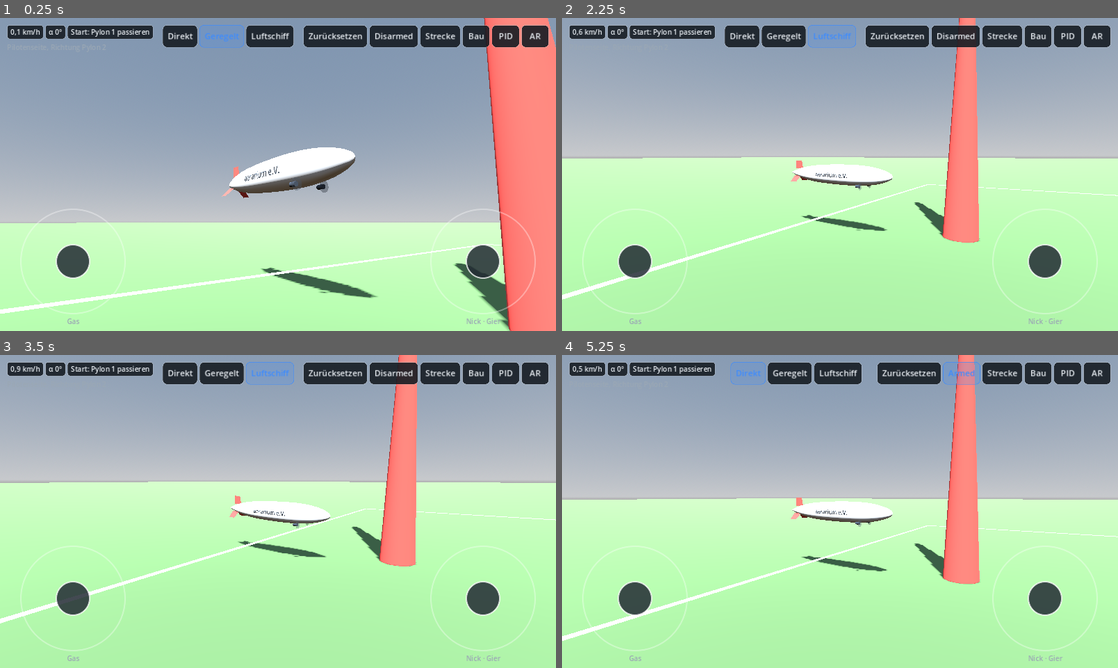
Above: before the commit, frames 1-4 (two rows, left to right).
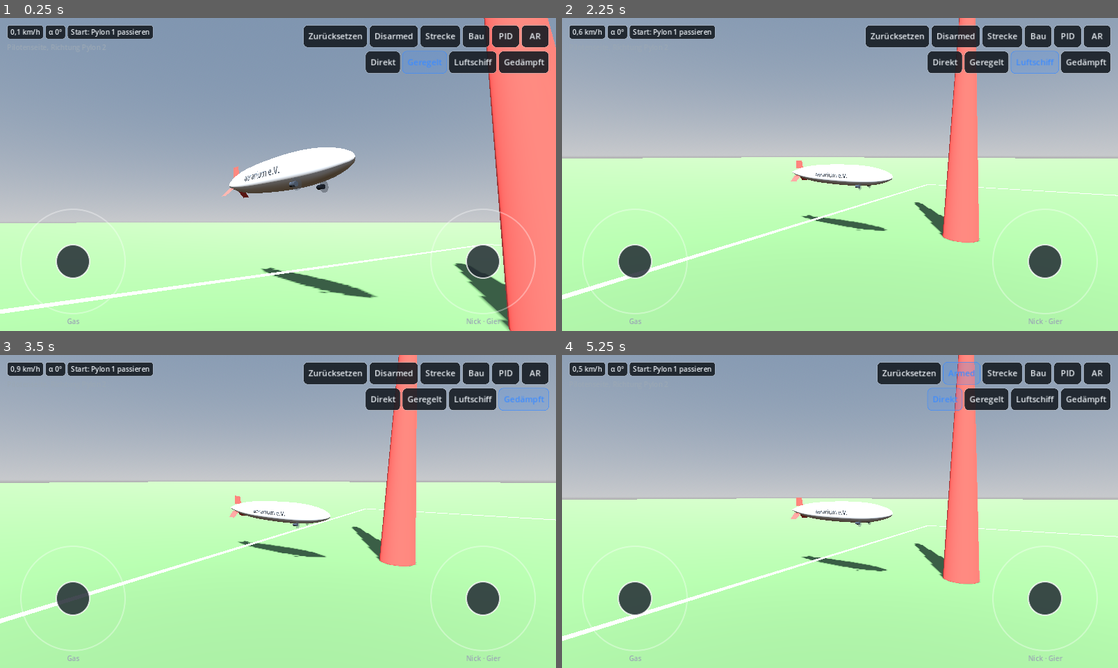
Above: after the commit, the same moments.

Repository: DerFink/AR-Airship-Regatta
Game: Godot game, scene res://main.tscn
Two runs of this game, one before a commit and one after it. Both use one fixed random seed, a clock stepped at 60 frames per second and the inputs below.
Inputs (mouse positions are in pixels of both pictures, inside the frame that each line leads up to):
- Up to frame 1 (0.25 s): no input
- Up to frame 2 (2.25 s): click "Direkt" at 0.5 s; click "Geregelt" at 1.25 s; click "Luftschiff" at 2 s
- Up to frame 3 (3.5 s): click (522, 398) at 2.75 s, where only the run after the commit has a clickable "Gedämpft"
- Up to frame 4 (5.25 s): click "Zurücksetzen" at 3.5 s; click "Disarmed" at 4.25 s; click "Direkt" at 5 s

The runs differ from the first frame. In frame 1, 2.9% of the frame differs, in the area x 29-99%, y 2-18%; in frame 2, 2.8%; in frame 3, 2.7%; in frame 4, 3.0%, in the area x 30-99%, y 2-18%.

Commit message:
0.9.5: vierter Modus „Gedämpft“
- Nicklage wie Geregelt (±5° / ±40°), Leitwerke anteilig nach Rolllage
- Roll über einfachen Feder-Dämpfer (Winkel + Rate)
- Gier-Knüppel voll, ohne Gas-Anpassung und Drehratengrenze; Dämpfung
  erst beim Loslassen; eigene Schwenkstärke Gier (Standard 80 %)
- Modusschalter mit 4 Stellungen

Co-Authored-By: Claude Opus 5.5 <noreply@anthropic.com>
Claude-Session: https://claude.ai/code/session_01Xgsk6p1jBUDNUGARxk5h6Q

Diff:
--- a/flight_controller.gd
+++ b/flight_controller.gd
@@ -1,3 +1,4 @@
+# 2026-10-29 07:45 – Modus 4 „Gedämpft“: Nicklage wie Geregelt, Roll über einfachen Feder-Dämpfer, Gier-Knüppel voll ohne Gas-Anpassung und ohne Drehratengrenze (Dämpfung nur beim Loslassen), eigene Schwenkstärke Gier (swivel_damped)
 # 2026-10-29 03:38 – reset_to_defaults(): Werkseinstellung + Modell-Vorgaben
 # 2026-10-29 03:23 – Gier: Knüppel direkt + Dämpfung statt Gierraten-Regelung (Knüppelstärke, Dämpfung); Einstellungen Version 7
 # 2026-10-29 02:43 – Standard Gier = Renn-Abstimmung; Einstellungen Version 6 (Vorgaben werden einmalig neu geladen)
@@ -31,6 +32,10 @@
 #   STABILIZED  „Geregelt“:   Nicklage und Rolllage (auf 0°) geregelt, Gier direkt + Dämpfung
 #   AIRSHIP     „Luftschiff“: wie Geregelt, aber Roll FREI – nur leicht gedämpft
 #               (Rolldämpfung einstellbar, 0 = ganz frei)
+#   DAMPED      „Gedämpft“ (Rennen): Nicklage wie Geregelt (±5° / ±40°), Roll über
+#               einen einfachen Feder-Dämpfer (Winkel + Rate), Gier-Knüppel geht
+#               VOLL auf Ruder und Schwenker (keine Gas-Anpassung, keine Dreh-
+#               ratengrenze); Gierdämpfung nur bei losgelassenem Knüppel
 #
 # Warum Erdachsen? Ist das Schiff gerollt, wirkt ein Seitenleitwerk nicht mehr
 # als Seitenleitwerk und ein Schwenkmotor nicht mehr in Gierrichtung. Der
@@ -61,9 +66,9 @@
 ## Für die Live-Sprungantwort im PID-Menü (Nick/Roll: Winkel, Gier: Rate).
 signal loop_sample(axis: int, setpoint: float, measurement: float)
 
-enum Mode { DIRECT, STABILIZED, AIRSHIP }
+enum Mode { DIRECT, STABILIZED, AIRSHIP, DAMPED }
 ## Namen für Schalter und Menüs
-const MODE_NAMES := ["Direkt", "Geregelt", "Luftschiff"]
+const MODE_NAMES := ["Direkt", "Geregelt", "Luftschiff", "Gedämpft"]
 enum Axis { ROLL, PITCH, YAW }
 const AXIS_KEYS := {Axis.ROLL: "roll", Axis.PITCH: "pitch", Axis.YAW: "yaw"}
 
@@ -136,8 +141,10 @@
 # =============================================================================
 var params := {        # Standard = für Chewie ermittelte Werte
 	Axis.PITCH: {"ang_p": 4.0, "rate_p": 2.0, "rate_i": 0.2, "rate_d": 0.05, "max_rate": 35.0},
-	Axis.ROLL:  {"ang_p": 4.0, "rate_p": 1.0, "rate_i": 0.2, "rate_d": 0.05, "max_rate": 30.0, "damp_free": 0.3},
-	Axis.YAW:   {"stick": 1.3, "damp": 1.3},
+	Axis.ROLL:  {"ang_p": 4.0, "rate_p": 1.0, "rate_i": 0.2, "rate_d": 0.05, "max_rate": 30.0, "damp_free": 0.3, "damper": 1.5, "damper_angle": 2.0},
+	# swivel_damped 0,8: Schwenk bis ≈ 88° – darüber zeigt der Schub nach hinten
+	# und die Gierwirkung nimmt wieder ab
+	Axis.YAW:   {"stick": 1.3, "damp": 1.3, "swivel_damped": 0.8},
 }
 
 ## Schieberegler-Tabelle fürs PID-Menü (je Achse); das UI baut sich daraus auf.
@@ -156,10 +163,13 @@
 		{"term": "rate_d", "label": "Rate D", "min": 0.0, "max": 1.0, "step": 0.01},
 		{"term": "max_rate", "label": "max. °/s", "min": 5.0, "max": 120.0, "step": 1.0},
 		{"term": "damp_free", "label": "Dämpfung Luftschiff", "min": 0.0, "max": 1.0, "step": 0.05},
+		{"term": "damper_angle", "label": "Roll-Rückstellung (Gedämpft)", "min": 0.0, "max": 10.0, "step": 0.1},
+		{"term": "damper", "label": "Roll-Dämpfer (Gedämpft)", "min": 0.0, "max": 5.0, "step": 0.05},
 	],
 	Axis.YAW: [
 		{"term": "stick", "label": "Knüppelstärke", "min": 0.0, "max": 2.0, "step": 0.05},
 		{"term": "damp", "label": "Dämpfung", "min": 0.0, "max": 5.0, "step": 0.05},
+		{"term": "swivel_damped", "label": "Schwenk Gier (Gedämpft)", "min": 0.0, "max": 1.0, "step": 0.05},
 	],
 }
 
@@ -318,12 +328,23 @@
 	var u_r := 0.0
 	if mode == Mode.STABILIZED:
 		u_r = _rpid[Axis.ROLL].update(rs_r, rate_r, R.rate_p, R.rate_i, R.rate_d, dt)
+	elif mode == Mode.DAMPED:
+		# einfacher Roll-Dämpfer (Feder + Dämpfer): zieht den Rollwinkel zurück
+		# und bremst die Rollbewegung – ohne I-Anteil, ohne Kaskade
+		u_r = clampf(-R.damper_angle * roll - R.damper * rate_r, -1.0, 1.0)
 	else:
 		u_r = _rpid[Axis.ROLL].update(0.0, rate_r, R.rate_p * roll_p_scale, 0.0, 0.0, dt)
 	var u_y := clampf(Y.stick * cmd_yaw - Y.damp * rate_y, -1.0, 1.0)
+	if mode == Mode.DAMPED:
+		# Gier voll: Knüppel direkt, ohne Bremse während gesteuert wird; erst
+		# beim Loslassen dämpft der Regler die Drehung weg.
+		if absf(cmd_yaw) > 0.05:
+			u_y = clampf(Y.stick * cmd_yaw, -1.0, 1.0)
+		else:
+			u_y = clampf(-Y.damp * rate_y, -1.0, 1.0)
 
 	# Gas-Anpassung (ohne Fahrtmesser): mehr Gas → stärkere Wirkung → weniger Ausschlag
-	if throttle_scaling:
+	if throttle_scaling and mode != Mode.DAMPED:
 		var k := 1.0 / clampf(absf(cmd_throttle) / 0.5, 0.5, 2.0)
 		u_p = clampf(u_p * k, -1.0, 1.0)
 		u_r = clampf(u_r * k, -1.0, 1.0)
@@ -339,7 +360,10 @@
 	# Jede Achse einzeln ins Körpersystem drehen – der Mischer verteilt sie mit
 	# Priorität (Nick vor Gier vor Roll).
 	var bt := b.transposed()
-	_mix(bt * (axis_p * u_p), bt * (Vector3.DOWN * u_y), bt * (nose * u_r), true)
+	# Nick behält auch in „Gedämpft“ Vorrang (Höhe); im Test mit Gier-Vorrang
+	# stieg die Nase bis 45–89° und Chewie verlor bis 9 m Höhe.
+	_mix(bt * (axis_p * u_p), bt * (Vector3.DOWN * u_y), bt * (nose * u_r), true, false,
+		params[Axis.YAW].swivel_damped if mode == Mode.DAMPED else vec_yaw_gain)
 
 
 # =============================================================================
@@ -370,7 +394,9 @@
 # (bei Schräglage hat z. B. der Nickwunsch auch Gier-Anteile im Schiff).
 # limit_swivel_pitch = Schwenkweg fürs Nicken begrenzen (nicht im Direkt-Modus).
 # =============================================================================
-func _mix(t_p: Vector3, t_y: Vector3, t_r: Vector3, limit_swivel_pitch := false) -> void:
+func _mix(t_p: Vector3, t_y: Vector3, t_r: Vector3, limit_swivel_pitch := false, yaw_first := false, yaw_swivel_gain := -1.0) -> void:
+	if yaw_swivel_gain < 0.0:
+		yaw_swivel_gain = vec_yaw_gain
 	var cg := airship.cg_offset
 	var fin_cols: Array[Vector3] = []
 	for srf in airship.surfaces:
@@ -386,15 +412,22 @@
 	var f_p := _scaled(_allocate(fin_cols, t_p), tail_gain)
 	var f_y := _scaled(_allocate(fin_cols, t_y), tail_gain)
 	var f_r := _scaled(_allocate(fin_cols, t_r), tail_gain)
-	var u_fin := _prio_combine([f_p, f_y, f_r])
+	# Modus Gedämpft: Gier vor Nick vor Roll (volle Gier-Ausschläge)
+	var u_fin := _prio_combine([f_y, f_p, f_r] if yaw_first else [f_p, f_y, f_r])
 
 	var m_p := _allocate(mot_cols, t_p)
 	if limit_swivel_pitch:                              # Schwenk fürs Nicken begrenzen
 		for i in m_p.size():
 			var lim := clampf(swivel_pitch_max_deg / maxf(airship.motors[i].max_swivel_deg, 1.0), 0.0, 1.0)
 			m_p[i] = clampf(m_p[i], -lim, lim)
-	var u_mot := _prio_combine([_scaled(m_p, vec_gain), _scaled(_allocate(mot_cols, t_y), vec_yaw_gain),
-		_scaled(_allocate(mot_cols, t_r), vec_gain)])
+	var s_p := _scaled(m_p, vec_gain)
+	var s_r := _scaled(_allocate(mot_cols, t_r), vec_gain)
+	var u_mot: PackedFloat32Array
+	if yaw_first:                                       # Gedämpft: Gier voll und zuerst
+		var s_y := _scaled(_allocate(mot_cols, t_y), params[Axis.YAW].swivel_damped)
+		u_mot = _prio_combine([s_y, s_p, s_r])
+	else:
+		u_mot = _prio_combine([s_p, _scaled(_allocate(mot_cols, t_y), yaw_swivel_gain), s_r])
 
 	for i in airship.surfaces.size():
 		airship.surfaces[i].command = clampf(u_fin[i], -1.0, 1.0)
--- a/tests/maneuver_test.gd
+++ b/tests/maneuver_test.gd
@@ -1,3 +1,4 @@
+# 2026-10-29 07:45 – Modus Gedämpft im Testprogramm
 # 2026-10-29 01:53 – Erstversion: Testprogramm des Nutzers (50 % Schub, je 0,5 s gerade/links/gerade/rechts) für Chewie und Albacore in Geregelt und Luftschiff, Start 1,5 m über dem Boden
 extends SceneTree
 # Prüft, ob das Luftschiff mit den Modell-Reglerwerten enge Kurven fliegt,
@@ -8,7 +9,7 @@
 func _initialize() -> void:
 	var i := 0
 	for preset in ["chewie", "albacore"]:
-		for md in [FlightController.Mode.STABILIZED, FlightController.Mode.AIRSHIP]:
+		for md in [FlightController.Mode.STABILIZED, FlightController.Mode.AIRSHIP, FlightController.Mode.DAMPED]:
 			var s := AirshipPhysics.new()
 			if preset == "chewie": AirshipPresets.chewie(s)
 			else: AirshipPresets.albacore_default(s)
--- a/ui/flight_hud.gd
+++ b/ui/flight_hud.gd
@@ -1,3 +1,4 @@
+# 2026-10-29 07:45 – Modusschalter mit 4 Stellungen (Gedämpft)
 # 2026-10-29 00:19 – Modusschalter rückt in die zweite Reihe, wenn oben kein Platz ist
 # 2026-10-28 08:51 – Zeile unter der Rundenanzeige: nächster Kontrollpunkt und Rundenzeiten
 # 2026-10-28 08:14 – Knopf „Strecke“ und Rundenanzeige (Runde/Zeit) oben links
@@ -75,7 +76,7 @@
 	_mode_box = UITheme.make_hbox("xs")
 	add_child(_mode_box)
 	var grp := UITheme.make_toggle_group()
-	for md in [FlightController.Mode.DIRECT, FlightController.Mode.STABILIZED, FlightController.Mode.AIRSHIP]:
+	for md in [FlightController.Mode.DIRECT, FlightController.Mode.STABILIZED, FlightController.Mode.AIRSHIP, FlightController.Mode.DAMPED]:
 		var b := UITheme.make_pill(FlightController.MODE_NAMES[md], true)
 		b.toggle_mode = true
 		b.button_group = grp
Not shown, changed: export_presets.cfg
